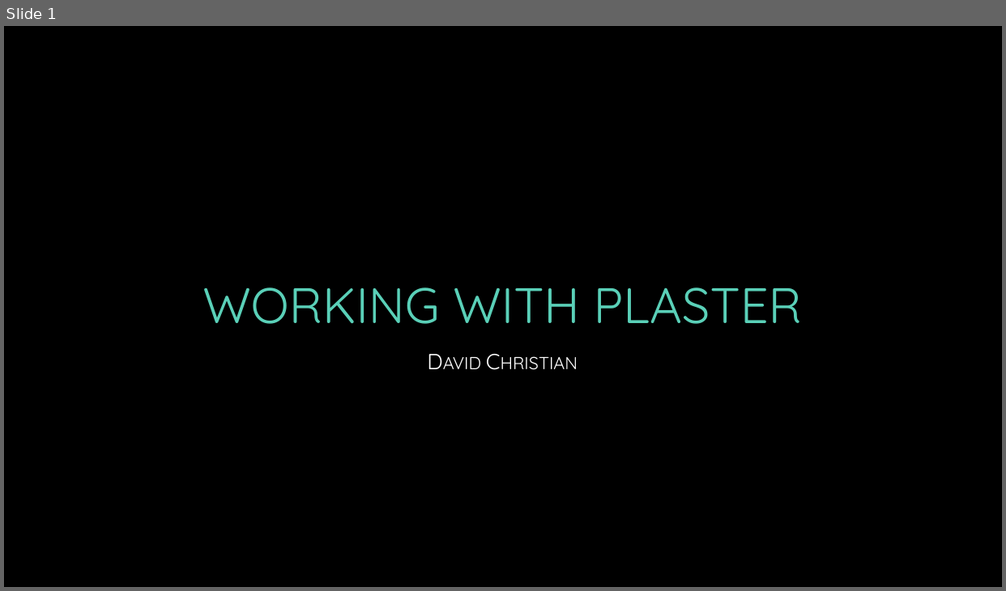
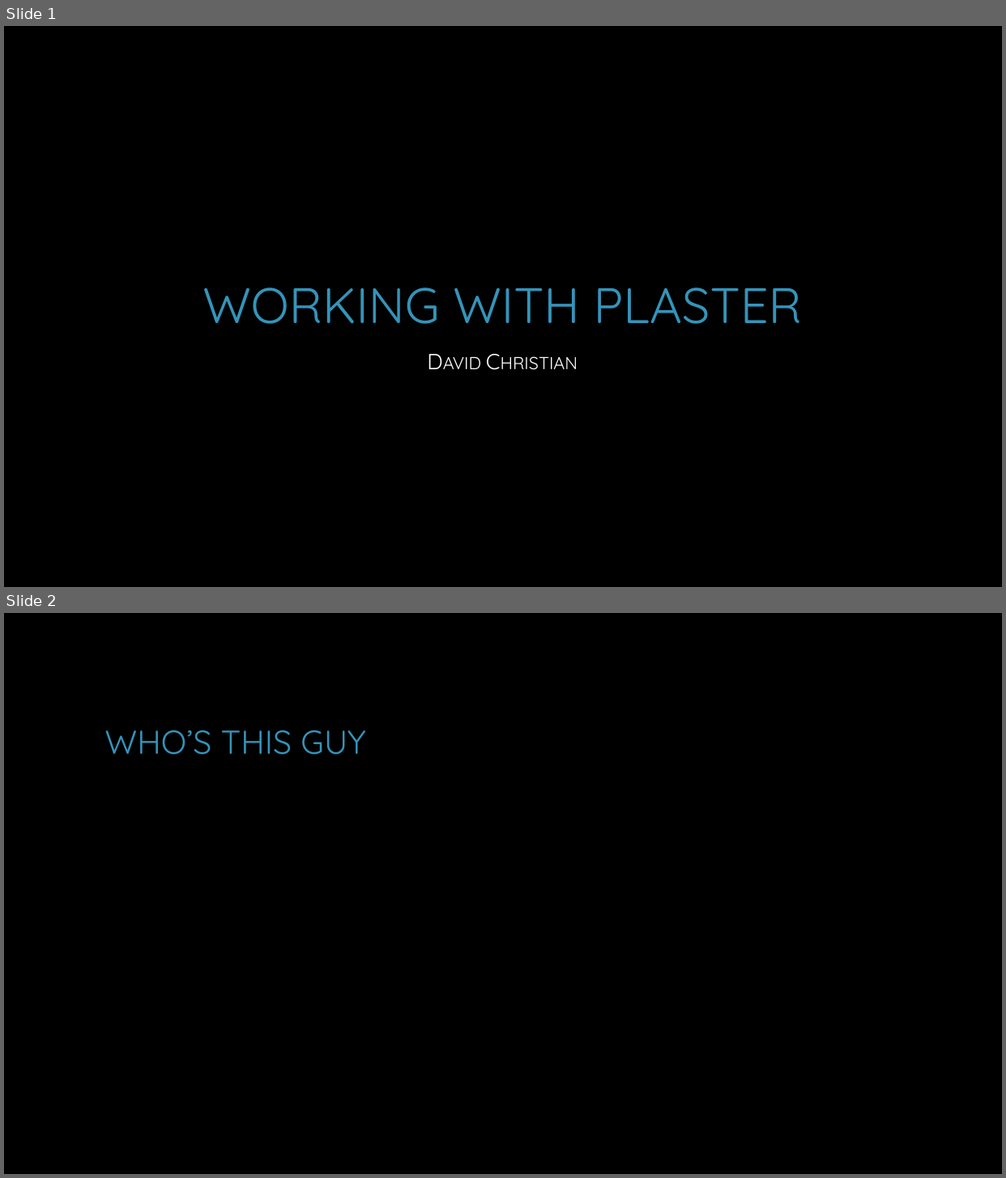
Before and after one commit to dchristian3188/DemoWorkingWithPlaster, a slide deck: Working with Plaster.pptx. Shown one above the other, each under a label of ours: slide 1 before the commit, slides 1 and 2 after it. The pictures are 1006x591 and 1006x1178 pixels, drawn with LibreOffice and Linux fonts; fonts in the diff are those of the drawing; background and template pictures are left out. Boxes give left, top, right and bottom in pixels: in the first picture for what was removed or moved away, otherwise in the second. Text is boxed around its words. In the diff, an @@ line names an element or a change of style, - is before the commit and + after.

```diff
--- a/Working with Plaster.pptx
+++ b/Working with Plaster.pptx
@@ slide 2 added at [4, 613, 1002, 1174], background picture (left out) @@
@@ title added at [105, 730, 365, 755], 32 pt, text #3494BA @@
+WHO’S THIS GUY
@@ slide 1 changed as well @@
@@ title "WORKING WITH PLASTER" at [202, 288, 802, 324]: text colour #5AD0B8 to #3494BA @@
```
Also in this commit, not shown: 1 other slide changed, 2 other slides added.
